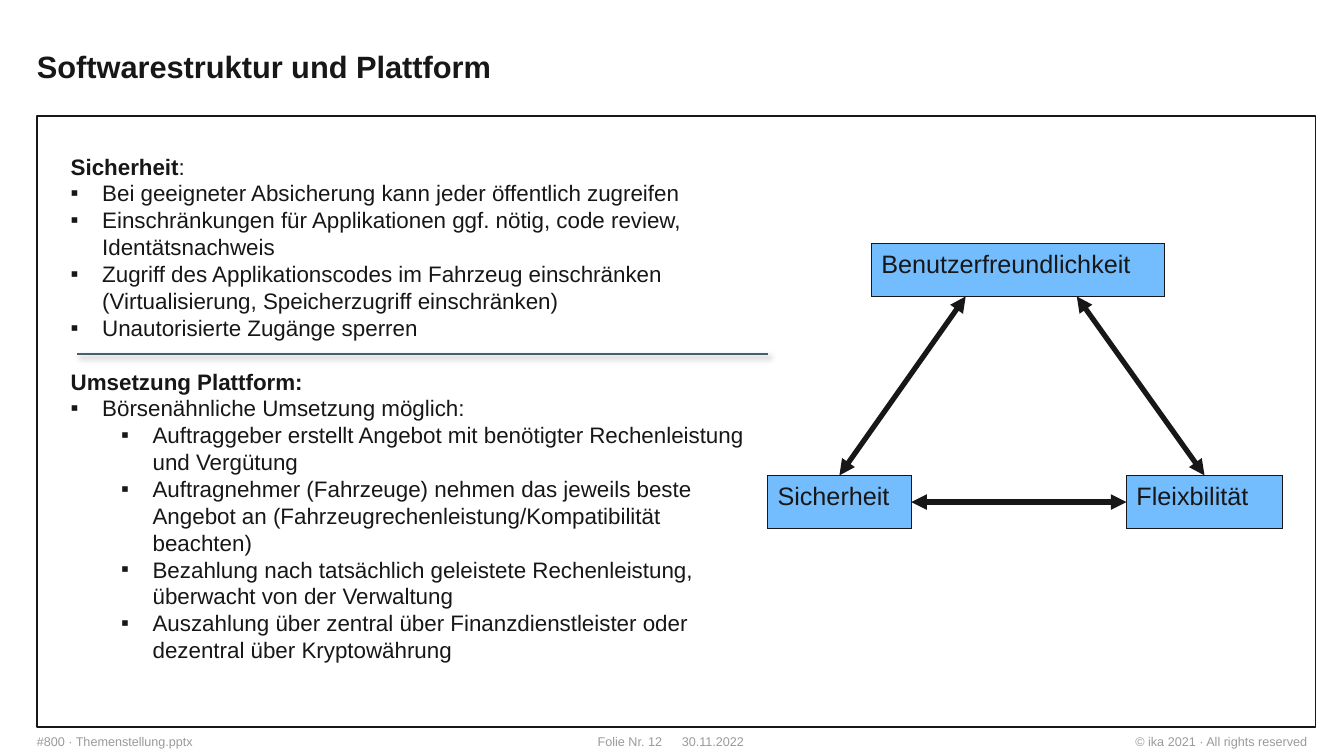
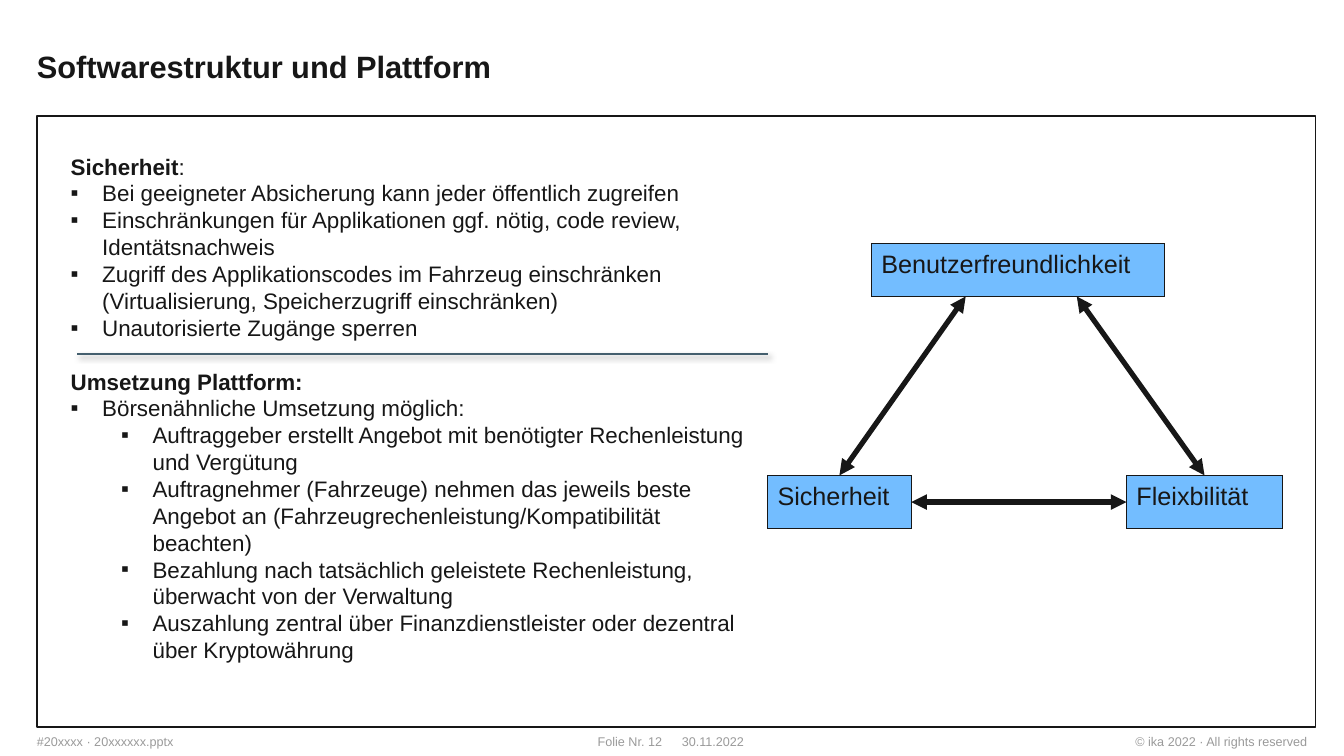
Before and after one commit to WhR4Ven/Diss_Dokument, a slide deck: slide 12 of Vortrag/Themenstellung.pptx. Drawn at 1344x756 pixels with LibreOffice and Linux fonts; fonts in the diff are those of the drawing; background and template pictures are left out. Boxes give left, top, right and bottom in pixels: in the first picture for what was removed or moved away, otherwise in the second. Text is boxed around its words. In the diff, an @@ line names an element or a change of style, - is before the commit and + after.

```diff
--- a/Vortrag/Themenstellung.pptx
+++ b/Vortrag/Themenstellung.pptx
@@ text at [153, 614, 735, 663]: text changed @@
-  ▪ Auszahlung über zentral über Finanzdienstleister oder dezentral über Kryptowährung
+  ▪ Auszahlung zentral über Finanzdienstleister oder dezentral über Kryptowährung
@@ text at [37, 737, 173, 749]: text changed @@
-#800 · Themenstellung.pptx
+#20xxxx · 20xxxxxx.pptx
@@ text at [1148, 737, 1307, 749]: text changed @@
-© ika 2021 · All rights reserved
+© ika 2022 · All rights reserved
```
Also in this commit, not shown: 18 other slides changed.
